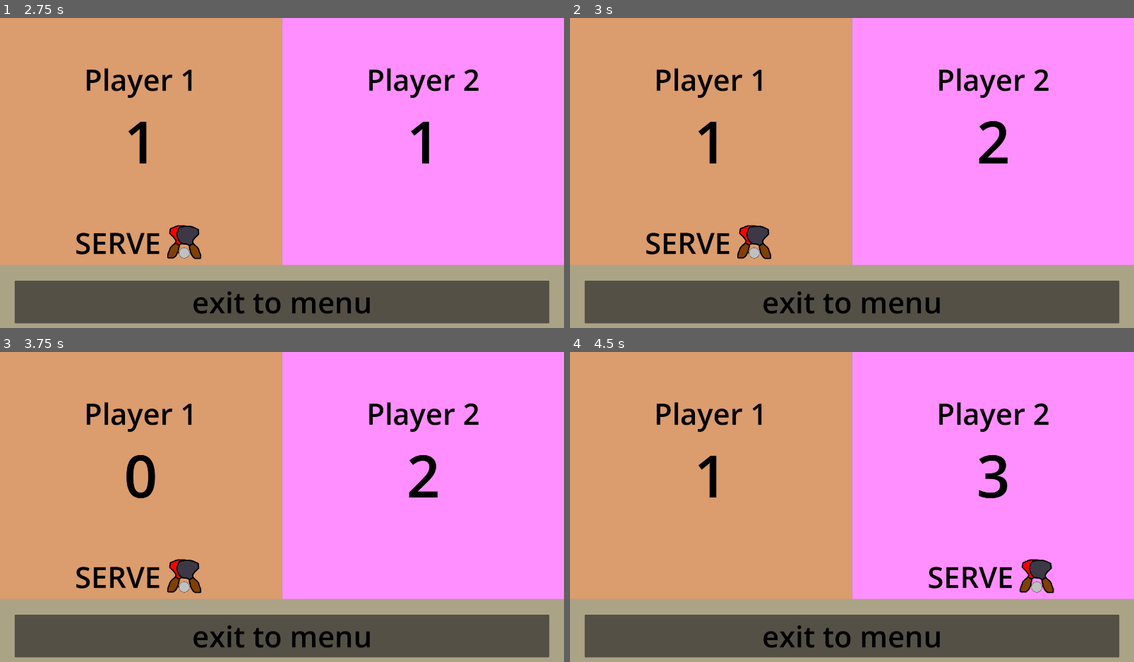
Above: before the commit, frames 1-4 (two rows, left to right).
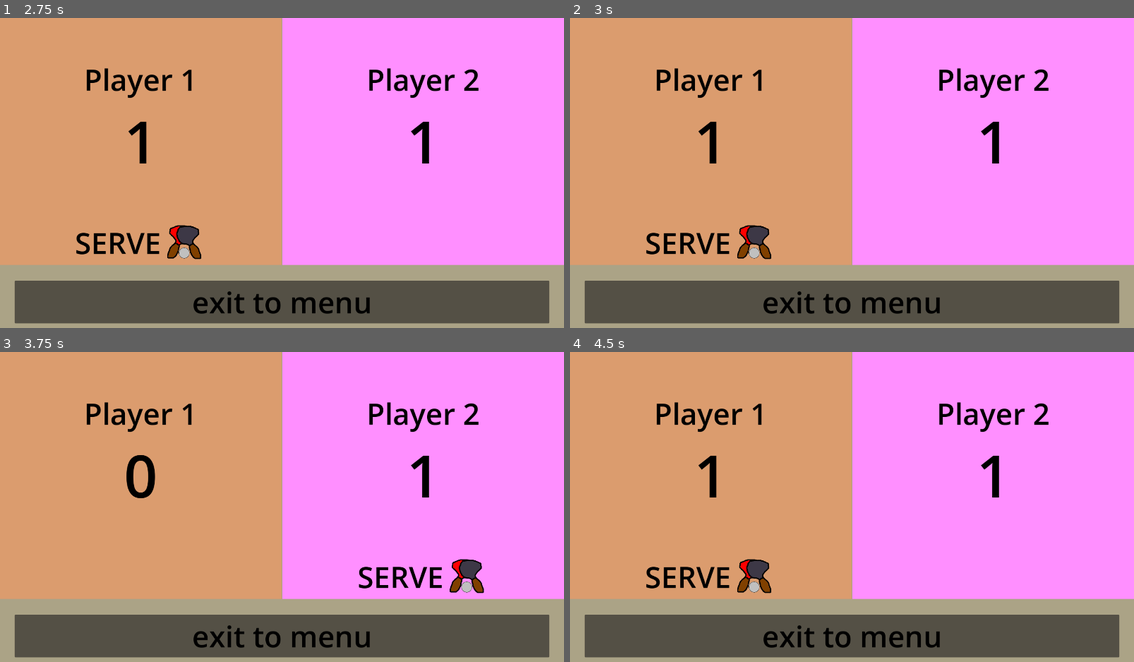
Above: after the commit, the same moments.

Repository: yusufmte/peung-app
Game: Godot game, scene res://scenes/menu.tscn
The game is run twice, just before and just after one commit, with the same random seed, the same clock (stepped at 60 frames per second) and the same inputs.
Inputs (mouse positions are in pixels of both pictures, inside the frame that each line leads up to):
- Up to frame 1 (2.75 s): click (338, 222) at 0.5 s; tap Enter at 1.25 s; move the mouse to (406, 160) at 1.27 s; hold Right mouse button (secondary) 1.28-2.03 s; click (406, 160) at 1.35 s; tap Space at 2 s; move the mouse to (169, 191) at 2.02 s; right-click (169, 191) at 2.1 s; click (169, 191) at 2.3 s
- Up to frame 2 (3 s): tap Enter at 2.75 s; move the mouse to (908, 107) at 2.77 s; hold Right mouse button (secondary) from 2.78 s (still down); click (908, 107) at 2.85 s
- Up to frame 3 (3.75 s): tap Space at 3.5 s; move the mouse to (253, 575) at 3.52 s; release Right mouse button (secondary) at 3.53 s; right-click (253, 575) at 3.6 s
- Up to frame 4 (4.5 s): click (823, 575) at 3.8 s; tap Enter at 4.25 s; move the mouse to (1021, 556) at 4.27 s; hold Right mouse button (secondary) from 4.28 s (still down); click (1021, 556) at 4.35 s

Frame 1 is identical in both runs. In frame 2, 0.4% of the frame differs, in the area x 72-78%, y 33-47%; in frame 3, 2.3%; in frame 4, 2.4%, in the area x 13-86%, y 33-78%.

Commit message:
fix long press for undo (#3)

Diff:
--- a/scripts/match.gd
+++ b/scripts/match.gd
@@ -71,18 +71,24 @@
 	update_server()
 
 func _unhandled_input(event):
-	if match_ongoing and event is InputEventMouseButton and event.is_released():
-		if one_game_of_multiple_win_screen:
+	if not match_ongoing:
+		return
+	if not event is InputEventMouseButton:
+		return
+
+	if event.is_pressed() and one_game_of_multiple_win_screen:
 			one_game_of_multiple_win_screen = false
 			reset_game()
-		else:
-			var mouse_pos = event.position
-			for child in $ColorRect/MarginContainer/VBoxContainer/HBoxContainer.get_children():
-				if child.get_global_rect().has_point(mouse_pos):
-					if event.is_action_released("primary"):
-						award_point(child)
-					if event.is_action_released("secondary"):
-						confiscate_point(child)
+	elif event.is_released() and event.is_action_released("primary"):
+		award_point(get_player_rect_at_pos(event.position))
+	elif event.is_pressed() and event.is_action_pressed("secondary"):
+		confiscate_point(get_player_rect_at_pos(event.position))
+
+# Gets player 1 or player 2 color rect node that contains the position, if any
+func get_player_rect_at_pos(pos : Vector2):
+	for child in $ColorRect/MarginContainer/VBoxContainer/HBoxContainer.get_children():
+		if child.get_global_rect().has_point(pos):
+			return child
 
 func award_point(rect):
 	var player_being_awarded = player_rect.find(rect)
